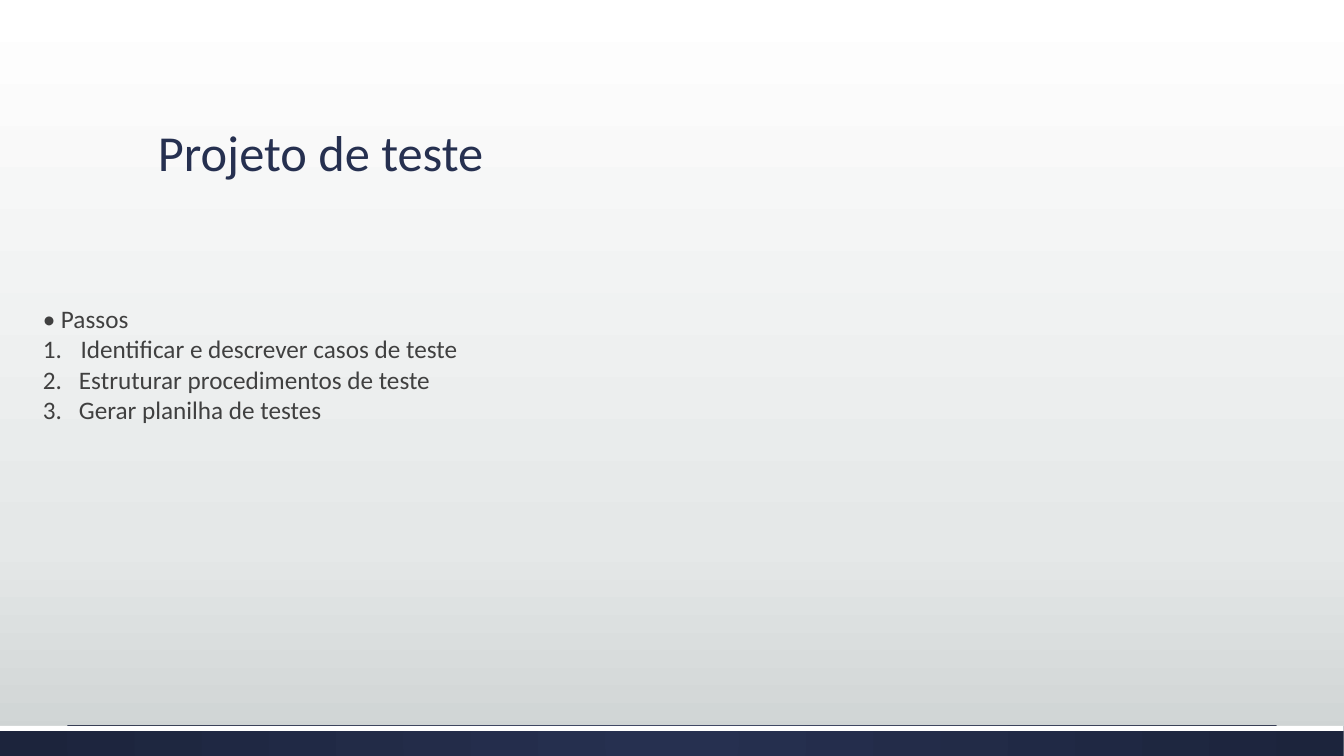
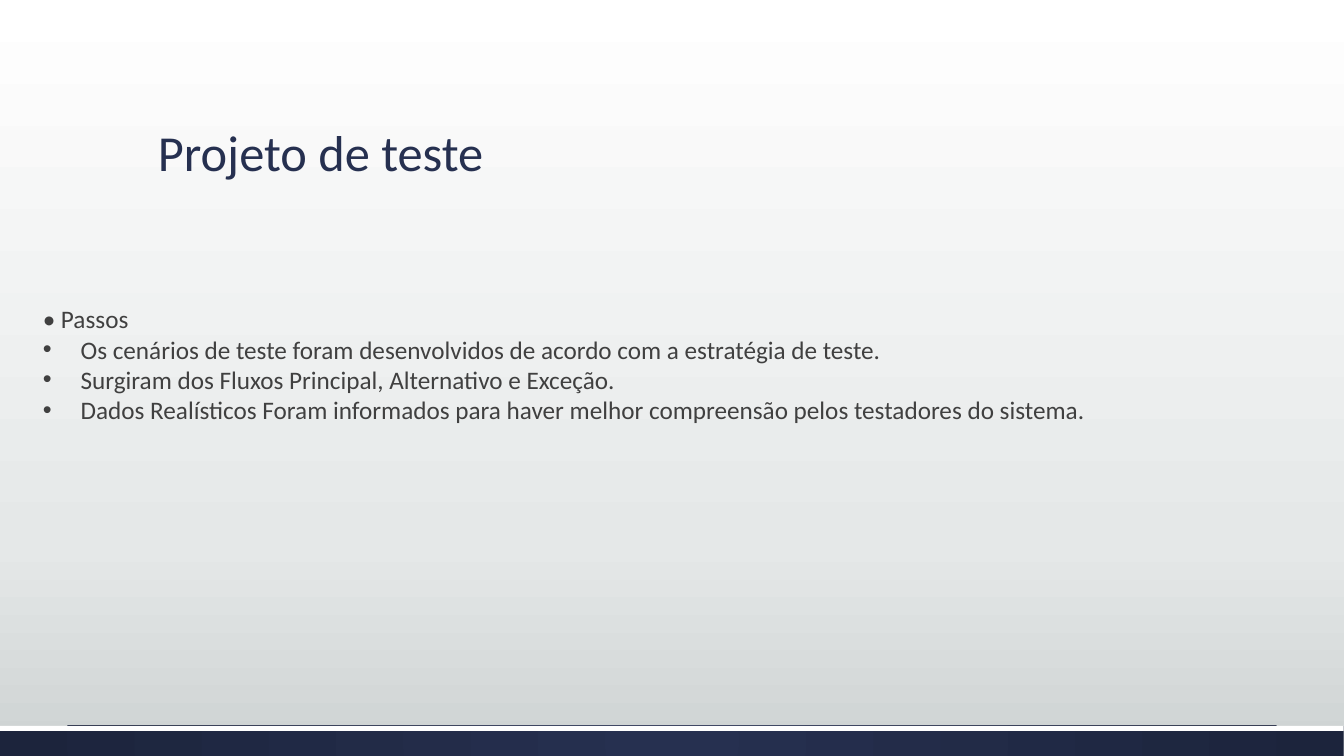
Before and after one commit to josimarpe/SIB, a slide deck: slide 14 of Requisitos/Plano de Projeto 1.pptx. Drawn at 1344x756 pixels with LibreOffice and Linux fonts; fonts in the diff are those of the drawing. Boxes give left, top, right and bottom in pixels: in the first picture for what was removed or moved away, otherwise in the second. Text is boxed around its words. In the diff, an @@ line names an element or a change of style, - is before the commit and + after.

```diff
--- a/Requisitos/Plano de Projeto 1.pptx
+++ b/Requisitos/Plano de Projeto 1.pptx
@@ text at (x1=81, y1=341, x2=1084, y2=423): text changed @@
-1. Identificar e descrever casos de teste
-2. Estruturar procedimentos de teste
-3. Gerar planilha de testes
+• Os cenários de teste foram desenvolvidos de acordo com a estratégia de teste.
+• Surgiram dos Fluxos Principal, Alternativo e Exceção.
+• Dados Realísticos Foram informados para haver melhor compreensão pelos testadores do sistema.
```
Also in this commit, not shown: 1 other slide changed, 2 slides added, 5 slides removed.
